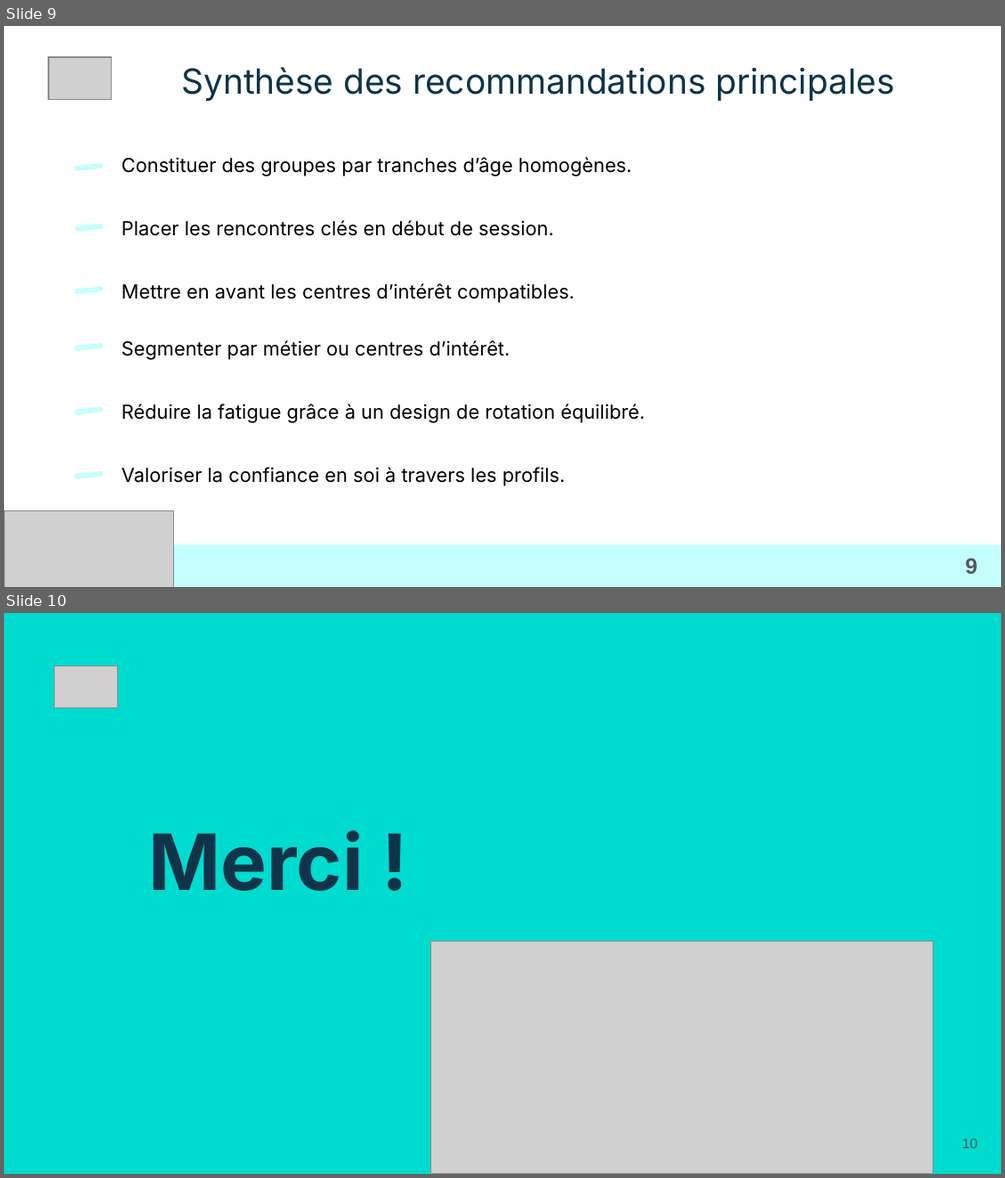
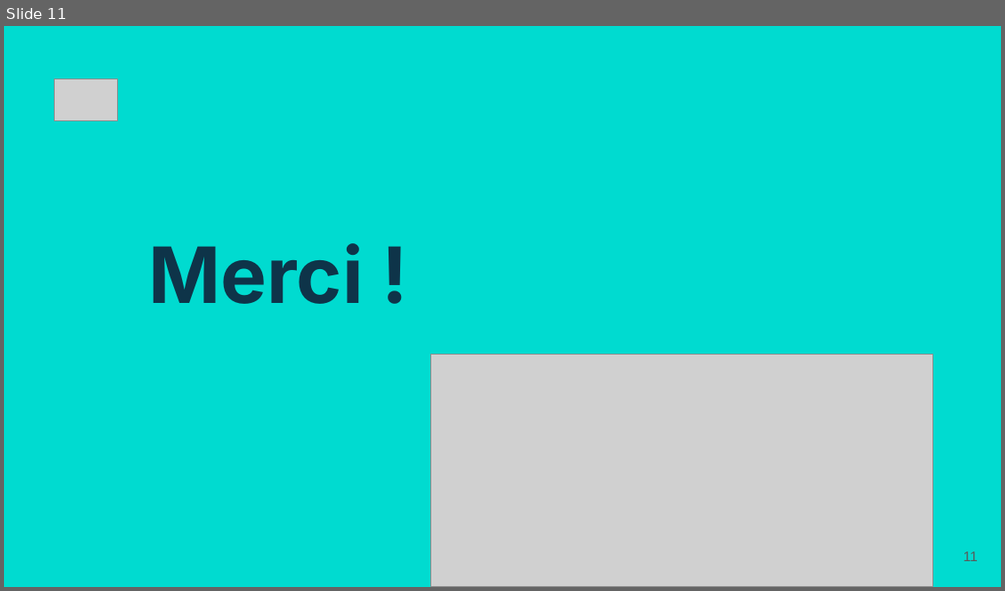
Before and after one commit to LoicV17/LoicValentini_Jedha_Certifications, a slide deck: CDSD_Concepteur_Developpeur_Sciences_Donnees/Presentations/ppt_versions/Bloc3_CDSD_Loic_Valentini.pptx. Shown one above the other, each under a label of ours: slides 9 and 10 before the commit, slide 11 after it. The pictures are 1005x1178 and 1005x591 pixels, drawn with LibreOffice and Linux fonts; fonts in the diff are those of the drawing; grey boxes stand for pictures; background and template pictures are left out. Boxes give left, top, right and bottom in pixels: in the first picture for what was removed or moved away, otherwise in the second. Text is boxed around its words. In the diff, an @@ line names an element or a change of style, - is before the commit and + after.

```diff
--- a/CDSD_Concepteur_Developpeur_Sciences_Donnees/Presentations/ppt_versions/Bloc3_CDSD_Loic_Valentini.pptx
+++ b/CDSD_Concepteur_Developpeur_Sciences_Donnees/Presentations/ppt_versions/Bloc3_CDSD_Loic_Valentini.pptx
@@ slide 9 removed at (4, 26, 1001, 587), background picture (left out) @@
@@ picture removed at (48, 57, 112, 99) @@
@@ title removed at (181, 67, 894, 101) @@
-Synthèse des recommandations principales
@@ title removed at (121, 157, 645, 486) @@
-Constituer des groupes par tranches d’âge homogènes.
-Placer les rencontres clés en début de session.
-Mettre en avant les centres d’intérêt compatibles.
-Segmenter par métier ou centres d’intérêt.
-Réduire la fatigue grâce à un design de rotation équilibré.
-Valoriser la confiance en soi à travers les profils.
@@ rounded rectangle removed at (74, 163, 104, 171) @@
@@ rounded rectangle removed at (74, 224, 104, 232) @@
@@ rounded rectangle removed at (74, 286, 104, 294) @@
@@ rounded rectangle removed at (74, 343, 104, 351) @@
@@ rounded rectangle removed at (74, 406, 104, 414) @@
@@ rounded rectangle removed at (74, 471, 104, 479) @@
@@ picture removed at (4, 510, 173, 587) @@
@@ rectangle removed at (5, 544, 1001, 586) @@
@@ page number removed at (965, 557, 978, 573) @@
-9
@@ what was slide 10 is now slide 11 @@
@@ page number at (963, 551, 978, 561): text changed @@
-10
+11
```
Also in this commit, not shown: 2 slides changed, 8 slides added, 6 other slides removed, 2 other files.
